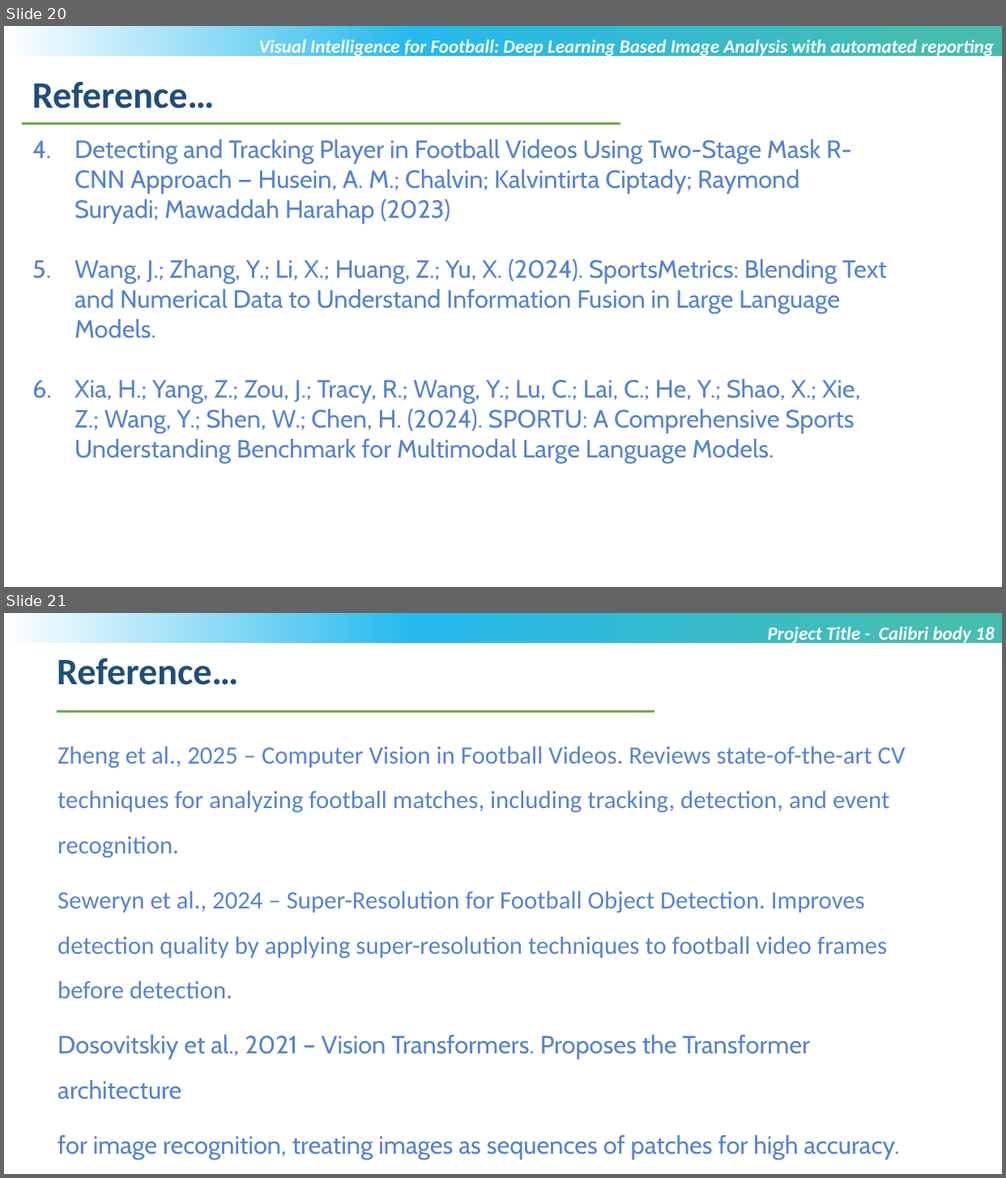
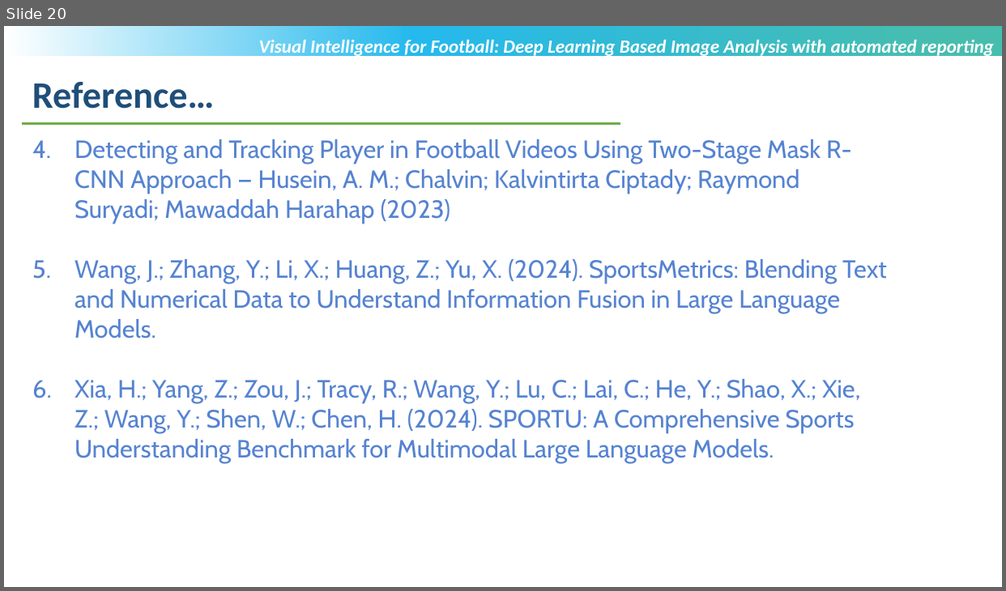
Before and after one commit to anandampaul2024-afk/Anandam-_college, a slide deck: MTech-Project_Review3_PPT_Anandam_Paul_T8635.pptx. Shown one above the other, each under a label of ours: slides 20 and 21 before the commit, slide 20 after it. The pictures are 1006x1178 and 1006x591 pixels, drawn with LibreOffice and Linux fonts; fonts in the diff are those of the drawing; background and template pictures are left out. Boxes give left, top, right and bottom in pixels: in the first picture for what was removed or moved away, otherwise in the second. Text is boxed around its words. In the diff, an @@ line names an element or a change of style, - is before the commit and + after.

```diff
--- a/MTech-Project_Review3_PPT_Anandam_Paul_T8635.pptx
+++ b/MTech-Project_Review3_PPT_Anandam_Paul_T8635.pptx
@@ slide 21 removed at [4, 613, 1002, 1174], background #FFFFFF; not listed: 1 template element that a slide beside it also shows @@
@@ text removed at [768, 627, 994, 645] @@
-Project Title - Calibri body 18
@@ text removed at [57, 658, 239, 685] @@
-Reference…
@@ line removed from (57, 711) to (654, 711) @@
@@ text removed at [57, 746, 906, 1160] @@
-Zheng et al., 2025 – Computer Vision in Football Videos. Reviews state-of-the-art CV techniques for analyzing football matches, including tracking, detection, and event recognition.
-Seweryn et al., 2024 – Super-Resolution for Football Object Detection. Improves detection quality by applying super-resolution techniques to football video frames before detection.
-Dosovitskiy et al., 2021 – Vision Transformers. Proposes the Transformer architecture
-for image recognition, treating images as sequences of patches for high accuracy.
```
Also in this commit, not shown: 4 slides changed, 1 other slide removed.
